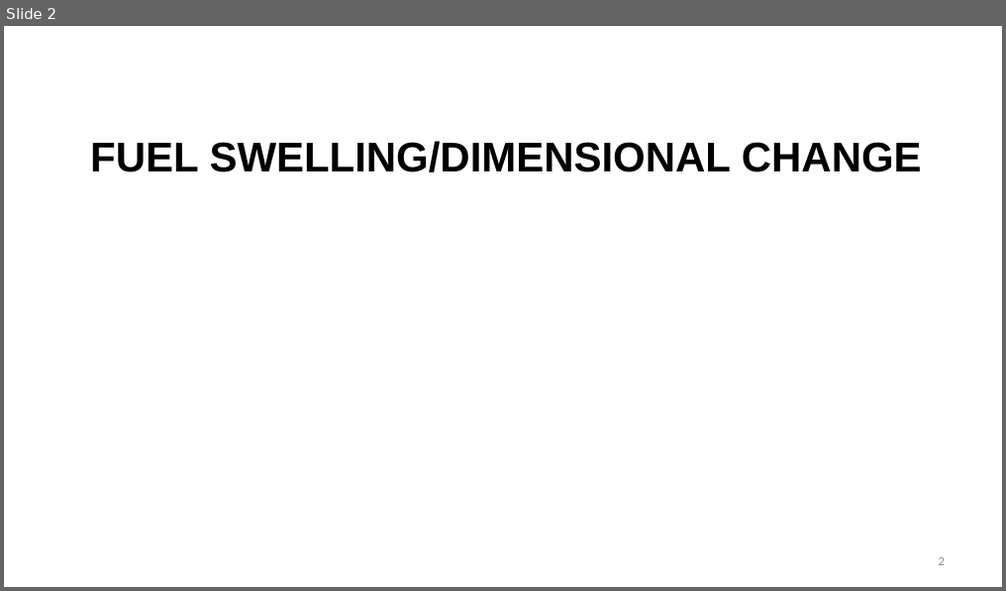
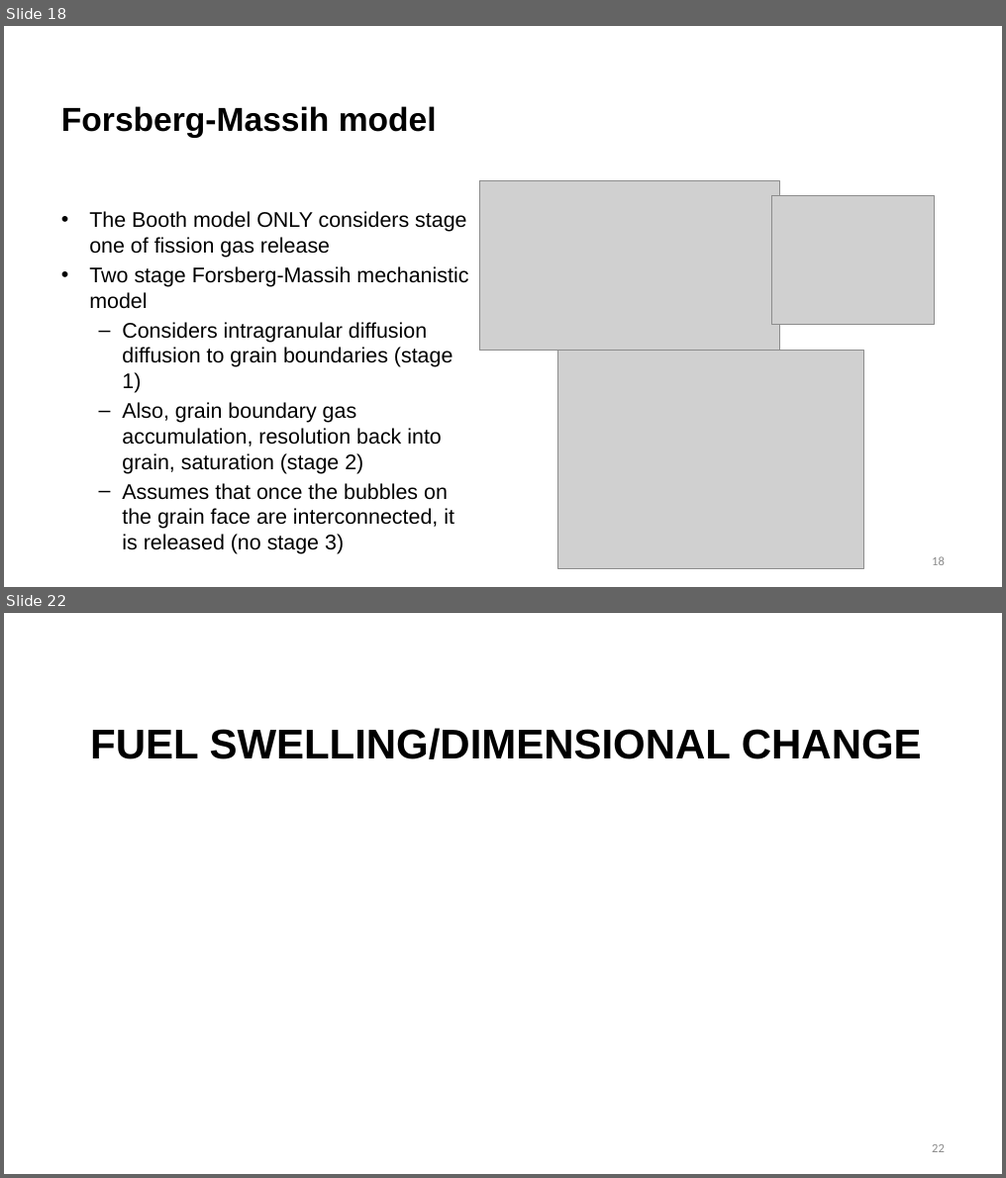
Before and after one commit to benbeeler/TEACHING, a slide deck: Nuclear_Fuel_Performance/NE533_Spring2026/Module3/Lec13_FGR_swelling.pptx. Shown one above the other, each under a label of ours: slide 2 before the commit, slides 18 and 22 after it; the slides between them are not shown. The pictures are 1006x591 and 1006x1178 pixels, drawn with LibreOffice and Linux fonts; fonts in the diff are those of the drawing; grey boxes stand for pictures; background and template pictures are left out. Boxes give left, top, right and bottom in pixels: in the first picture for what was removed or moved away, otherwise in the second. Text is boxed around its words. In the diff, an @@ line names an element or a change of style, - is before the commit and + after.

```diff
--- a/Nuclear_Fuel_Performance/NE533_Spring2026/Module3/Lec13_FGR_swelling.pptx
+++ b/Nuclear_Fuel_Performance/NE533_Spring2026/Module3/Lec13_FGR_swelling.pptx
@@ slide 18 added at [4,26,1002,587], background #FFFFFF @@
@@ title added at [61,106,437,138], 32 pt, text #000000, bold @@
+Forsberg-Massih model
@@ picture added at [479,181,779,350] @@
@@ picture added at [771,196,935,325] @@
@@ text added at [89,211,468,529], 20.4 pt, text #000000 @@
+• The Booth model ONLY considers stage one of fission gas release
+• Two stage Forsberg-Massih mechanistic model
+  – Considers intragranular diffusion diffusion to grain boundaries (stage 1)
+  – Also, grain boundary gas accumulation, resolution back into grain, saturation (stage 2)
+  – Assumes that once the bubbles on the grain face are interconnected, it is released (no stage 3)
@@ picture added at [558,351,863,570] @@
@@ page number added at [932,557,944,566], 12 pt, text #8C8C8C @@
+18
@@ what was slide 2 is now slide 22 @@
@@ page number at [932,1145,944,1153]: text changed @@
-2
+22
```
Also in this commit, not shown: 8 slides changed, 19 other slides added, 8 other files.
